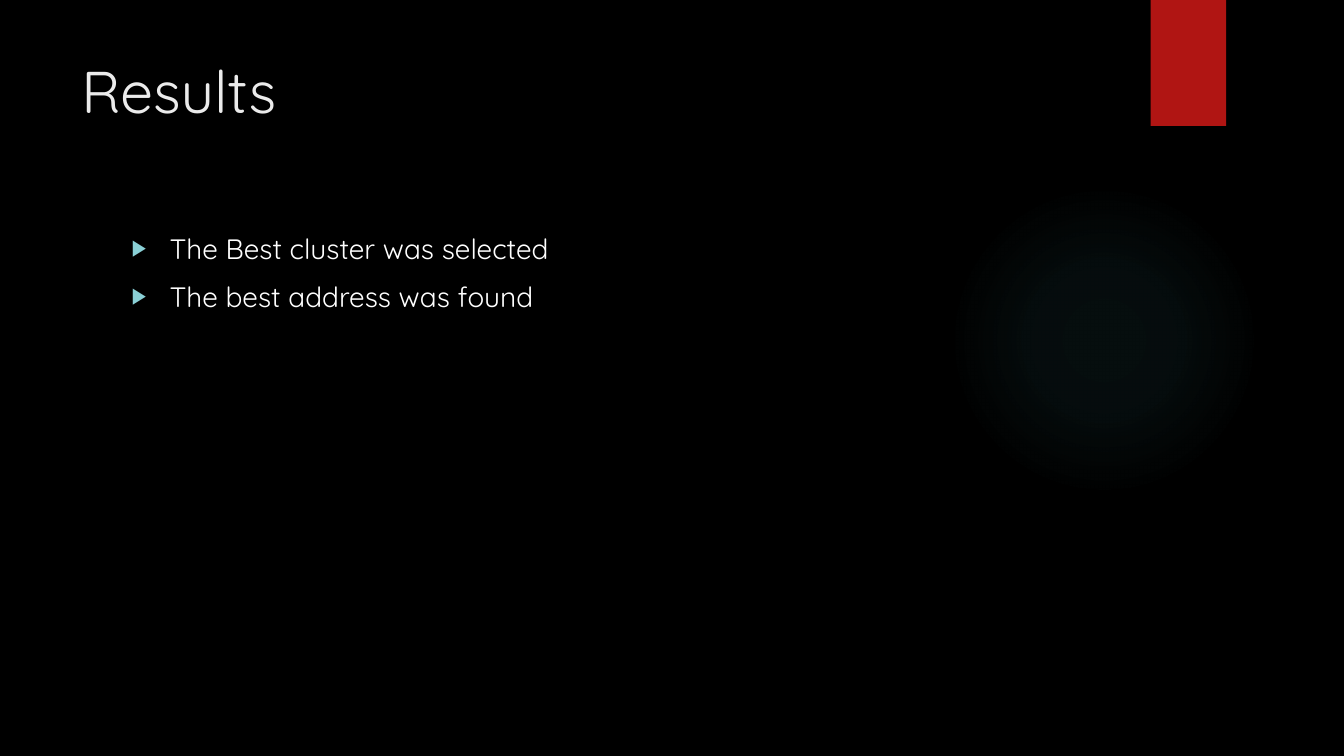
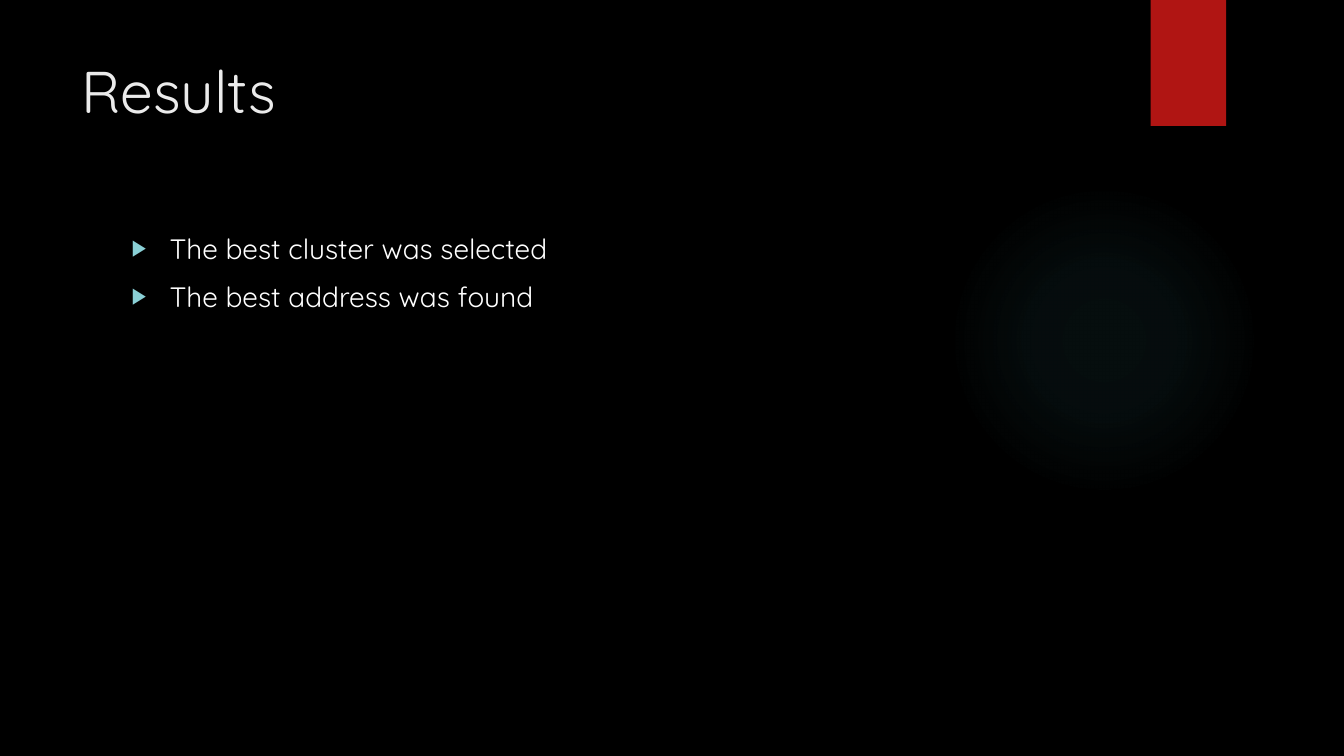
Before and after one commit to rafalsienkiewicz/Applied-Data-Science-Capstone, a slide deck: slide 5 of capstone_week5.pptx. Drawn at 1344x756 pixels with LibreOffice and Linux fonts; fonts in the diff are those of the drawing; background and template pictures are left out. Boxes give left, top, right and bottom in pixels: in the first picture for what was removed or moved away, otherwise in the second. Text is boxed around its words. In the diff, an @@ line names an element or a change of style, - is before the commit and + after.

```diff
--- a/capstone_week5.pptx
+++ b/capstone_week5.pptx
@@ text at <box>170,238,547,260</box>: text changed @@
-▶ The Best cluster was selected
+▶ The best cluster was selected
```
